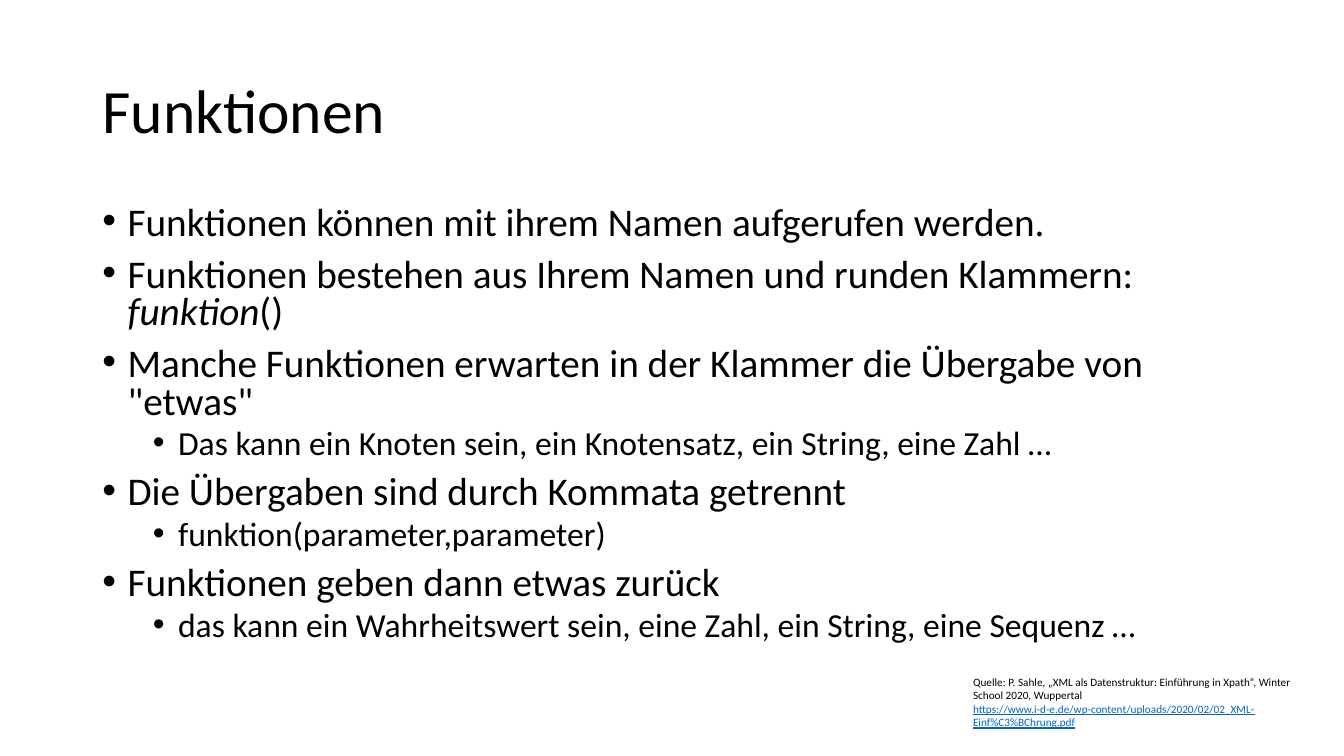
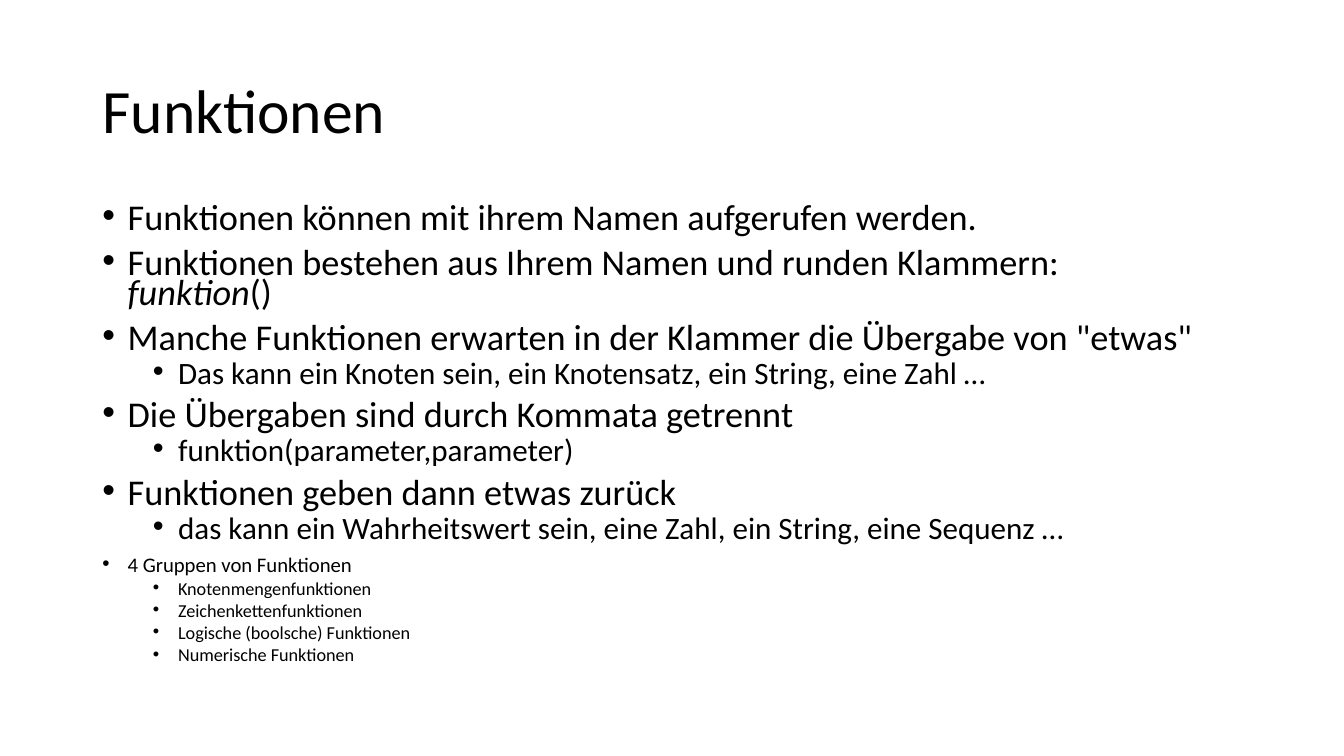
Before and after one commit to Lena-Luise/Lehre, a slide deck: slide 18 of SchulungenKGParl/Folien/XPath.pptx (slide 19 before the commit). Drawn at 1344x756 pixels with LibreOffice and Linux fonts; fonts in the diff are those of the drawing. Boxes give left, top, right and bottom in pixels: in the first picture for what was removed or moved away, otherwise in the second. Text is boxed around its words. In the diff, an @@ line names an element or a change of style, - is before the commit and + after.

```diff
--- a/SchulungenKGParl/Folien/XPath.pptx
+++ b/SchulungenKGParl/Folien/XPath.pptx
@@ text at (x1=128, y1=204, x2=1192, y2=545): size 28 to 25.9 pt in "Funktionen können mit ihrem Namen aufgerufen werden.", "Funktionen bestehen aus Ihrem Namen und runden ...", "Manche Funktionen erwarten in der Klammer die ...", "Die Übergaben sind durch Kommata getrennt" and 1 more places; size 24 to 22.2 pt in "Das kann ein Knoten sein, ein Knotensatz, ...", "funktion(parameter,parameter)", "das kann ein Wahrheitswert sein, eine Zahl, ..."; line spacing 0.8 to 0.7 @@
@@ text at (x1=128, y1=557, x2=410, y2=661): paragraphs added @@
+• 4 Gruppen von Funktionen
+  • Knotenmengenfunktionen
+  • Zeichenkettenfunktionen
+  • Logische (boolsche) Funktionen
+  • Numerische Funktionen
@@ text removed at (x1=973, y1=678, x2=1290, y2=729) @@
-Quelle: P. Sahle, „XML als Datenstruktur: Einführung in Xpath“, Winter School 2020, Wuppertal https://www.i-d-e.de/wp-content/uploads/2020/02/02_XML-Einf%C3%BChrung.pdf
```
Also in this commit, not shown: 14 other slides changed, 10 slides added, 1 slide removed, 1 other file.
